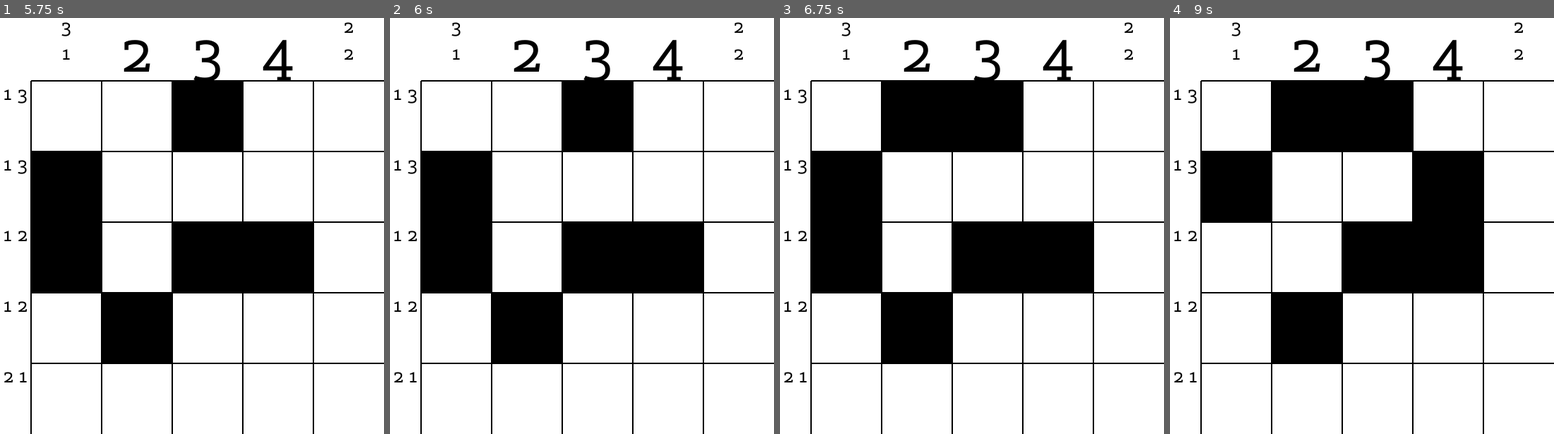
Above: before the commit, frames 1-4 (left to right).
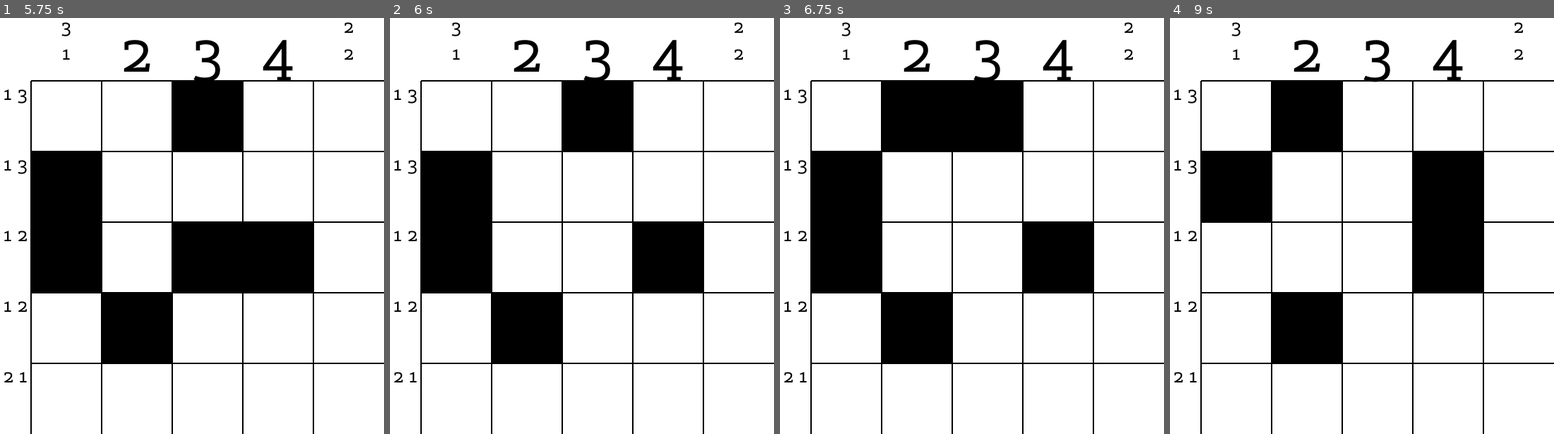
Above: after the commit, the same moments.

Repository: cacilhas/nonogram
Game: Godot game, scene res://Menu.tscn
Same seed, same stepped clock (60 frames per second), same inputs: the game is played once before the commit and once after it.
Inputs (mouse positions are in pixels of both pictures, inside the frame that each line leads up to):
- Up to frame 1 (5.75 s): click "Start New Game" at 0.5 s; tap Enter at 1.25, 2.75, 4.25 s; move the mouse to (207, 259) at 1.27 s; hold Right 1.28-2.03 s; hold Shift 1.28-2.03 s; click (207, 259) at 1.42 s; tap Ctrl at 1.55, 2.1, 3.05, 3.6, 4.55, 5.1 s; tap Space at 2, 3.5, 5 s; move the mouse to (88, 242) at 2.02 s; click (88, 242) at 2.17 s; tap Shift at 2.3, 3.8, 5.3 s; move the mouse to (215, 130) at 2.77 s; hold Shift 2.78-3.53 s; hold Right 2.78-4.28 s; click (215, 130) at 2.92 s; move the mouse to (149, 305) at 3.52 s; click (149, 305) at 3.67 s; move the mouse to (299, 284) at 4.27 s; hold Shift 4.28-5.03 s; click (299, 284) at 4.42 s; move the mouse to (46, 159) at 5.02 s; click (46, 159) at 5.17 s
- Up to frame 2 (6 s): move the mouse to (582, 221) at 5.77 s; hold Shift from 5.78 s (still down); click (582, 221) at 5.92 s
- Up to frame 3 (6.75 s): tap Ctrl at 6.05, 6.6 s; move the mouse to (887, 117) at 6.52 s; release Shift at 6.53 s; hold Right from 6.53 s (still down); click (887, 117) at 6.67 s
- Up to frame 4 (9 s): tap Shift at 6.8, 8.3 s; move the mouse to (1434, 201) at 7.27 s; hold Shift 7.28-8.03 s; click (1434, 201) at 7.42 s; tap Ctrl at 7.55, 8.1 s; move the mouse to (1258, 242) at 8.02 s; click (1258, 242) at 8.17 s; move the mouse to (1385, 130) at 8.77 s; release Right at 8.78 s; hold Shift from 8.78 s (still down); click (1385, 130) at 8.92 s

Frame 1 is identical in both runs. In frame 2, 3.0% of the frame differs, in the area x 45-64%, y 49-66%; in frame 3, 3.0%; in frame 4, 6.0%, in the area x 45-64%, y 15-66%.

Commit message:
max 3 tips

Diff:
--- a/Board.gd
+++ b/Board.gd
@@ -3,6 +3,7 @@
 signal done(board)
 
 var board := PoolByteArray()
+var tips := 3
 var maze: Maze
 
 onready var cell_size: float = 500.0 / Global.size
@@ -41,11 +42,10 @@
 			var button_index := mouse.button_index
 
 			if Input.is_key_pressed(KEY_CONTROL):
-				print("KEY_CONTROL")
 				button_index = KEY_RIGHT
 
-			elif Input.is_key_pressed(KEY_SHIFT):
-				print("KEY_SHIFT")
+			elif Input.is_key_pressed(KEY_SHIFT) and tips > 0:
+				tips -= 1
 				board[index] = 1 if maze.cell(position) == 1 else 2
 				call_deferred("update")
 				return
